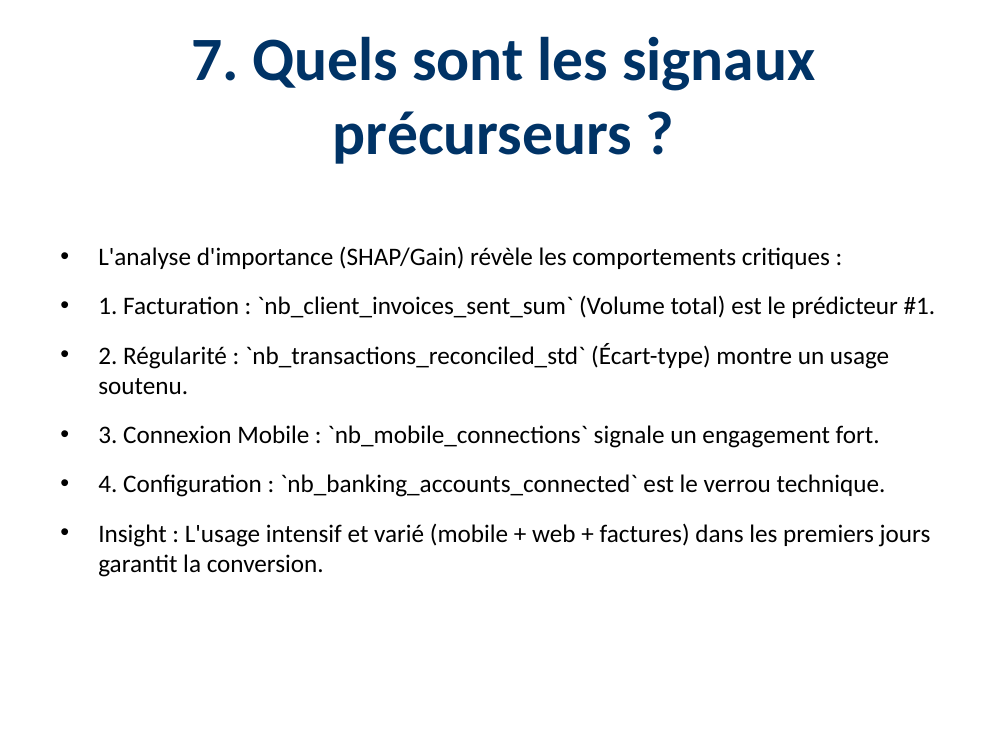
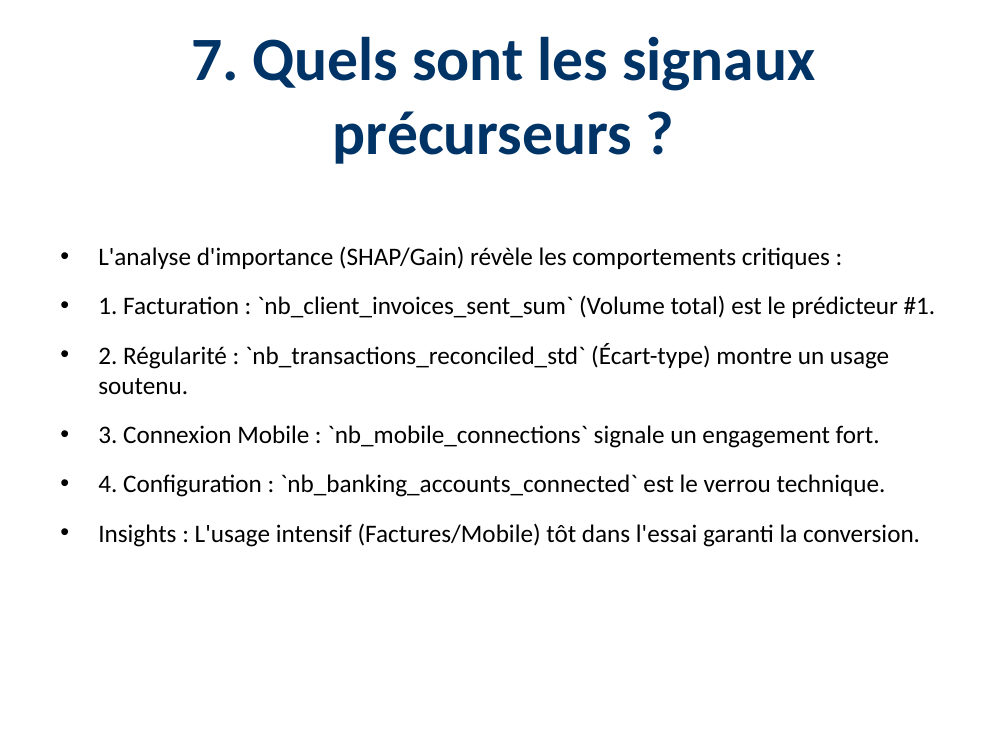
Before and after one commit to Paulino-Cristovao/churn_predictions, a slide deck: slide 11 of Presentations_Resultats_Projet.pptx (slide 8 before the commit). Drawn at 1008x756 pixels with LibreOffice and Linux fonts; fonts in the diff are those of the drawing. Boxes give left, top, right and bottom in pixels: in the first picture for what was removed or moved away, otherwise in the second. Text is boxed around its words. In the diff, an @@ line names an element or a change of style, - is before the commit and + after.

```diff
--- a/Presentations_Resultats_Projet.pptx
+++ b/Presentations_Resultats_Projet.pptx
@@ text at (98, 523, 920, 547): text changed @@
-• Insight : L'usage intensif et varié (mobile + web + factures) dans les premiers jours garantit la conversion.
+• Insights : L'usage intensif (Factures/Mobile) tôt dans l'essai garanti la conversion.
```
Also in this commit, not shown: 5 slides added, 20 other files.
